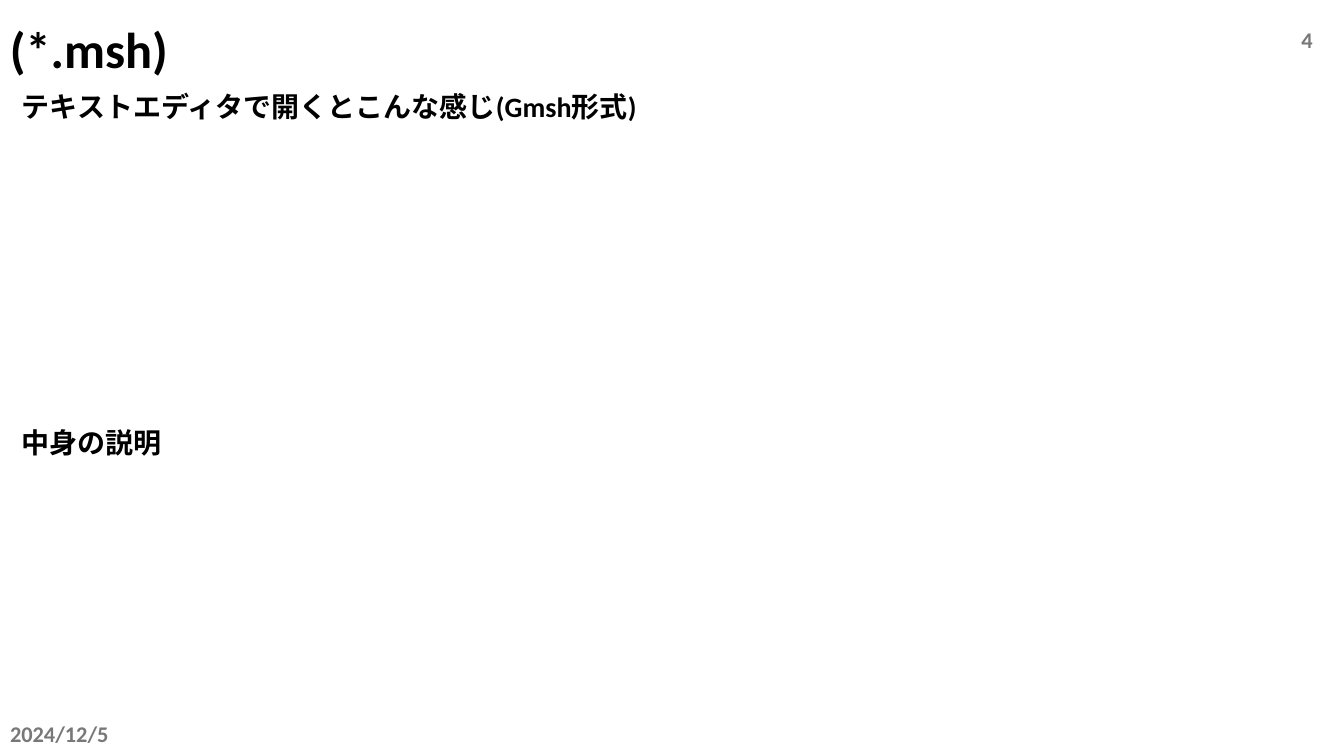
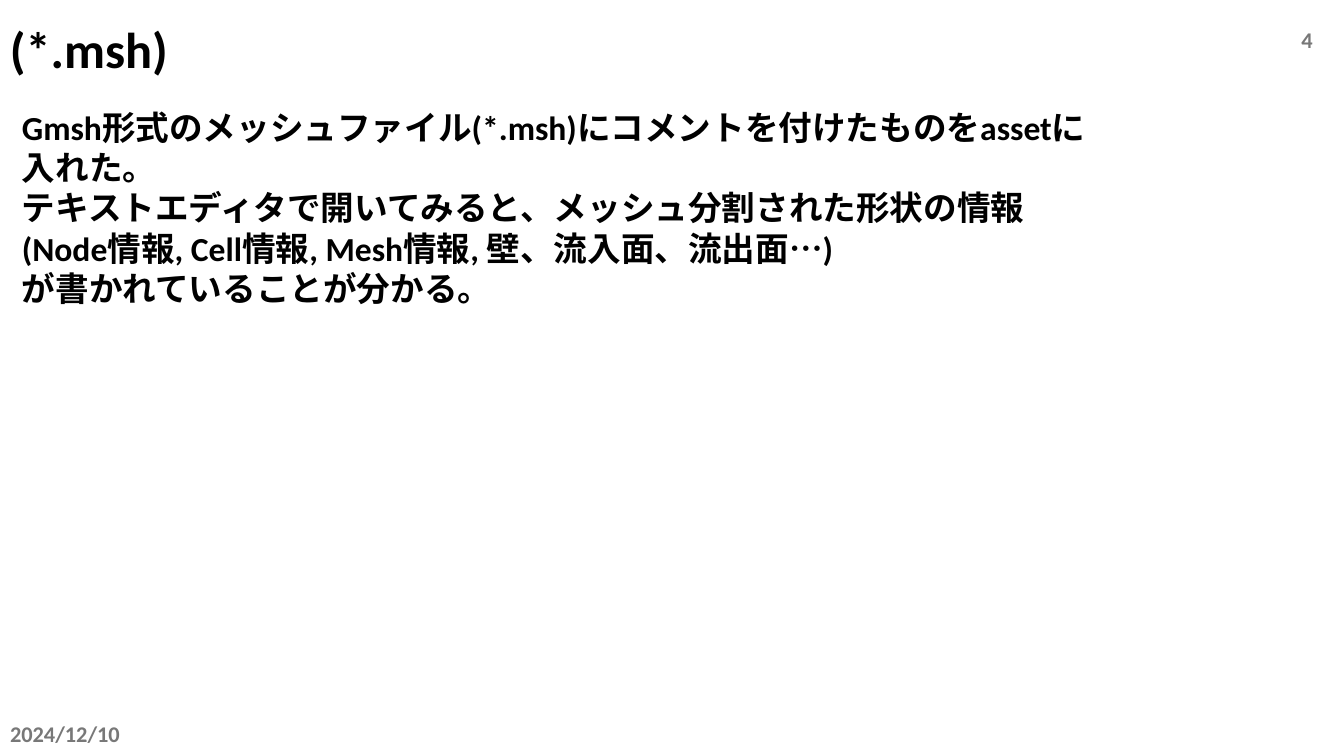
Before and after one commit to tailup7/howtoCFD, a slide deck: slide 4 of fileFormat.pptx. Drawn at 1344x756 pixels with LibreOffice and Linux fonts; fonts in the diff are those of the drawing. Boxes give left, top, right and bottom in pixels: in the first picture for what was removed or moved away, otherwise in the second. Text is boxed around its words. In the diff, an @@ line names an element or a change of style, - is before the commit and + after.

```diff
--- a/fileFormat.pptx
+++ b/fileFormat.pptx
@@ text at box(22, 112, 1086, 304): text changed; size 20 to 24 pt @@
-テキストエディタで開くとこんな感じ(Gmsh形式)
-中身の説明
+Gmsh形式のメッシュファイル(*.msh)にコメントを付けたものをassetに入れた。
+テキストエディタで開いてみると、メッシュ分割された形状の情報
+(Node情報, Cell情報, Mesh情報, 壁、流入面、流出面…)
+が書かれていることが分かる。
@@ text at box(10, 726, 120, 743): text changed @@
-2024/12/5
+2024/12/10
```
Also in this commit, not shown: 8 other slides changed.
